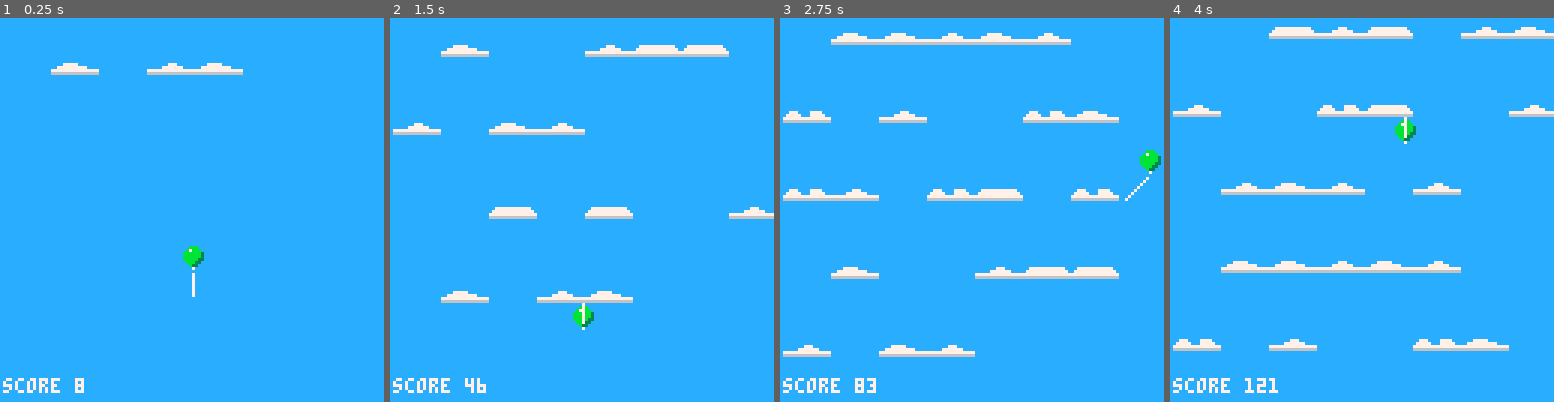
Above: before the commit, frames 1-4 (left to right).
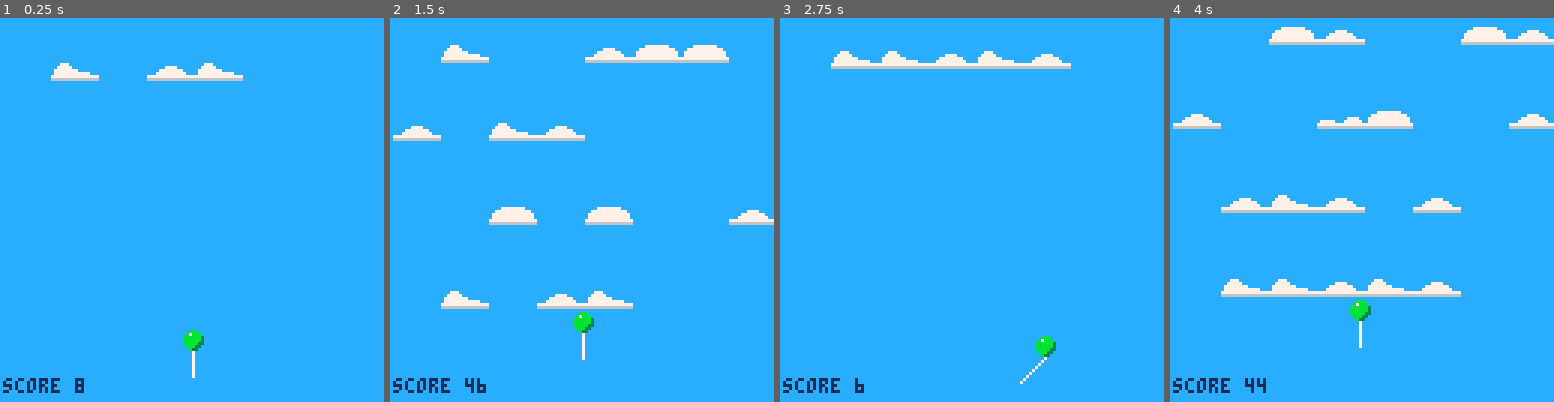
Above: after the commit, the same moments.

Repository: BubDZombie/pico-8-carts
Game: PICO-8 cartridge carts/fly-away.p8
The game is run twice, just before and just after one commit, with the same random seed, the same clock (stepped at 60 frames per second) and the same inputs.
Inputs:
- Up to frame 1 (0.25 s): no input
- Up to frame 2 (1.5 s): tap O (Z key) at 0.7 s
- Up to frame 3 (2.75 s): hold Right 1.6-2.1 s; tap O (Z key) at 1.7, 2.1, 2.5 s; hold Right from 2.47 s (still down)
- Up to frame 4 (4 s): tap O (Z key) at 2.9, 3.3, 3.7 s; release Right at 3.03 s; hold Left 3.08-3.58 s

The runs differ from the first frame. In frame 1, 2.1% of the frame differs, in the area x 0-64%, y 11-98%; in frame 2, 5.5%; in frame 3, 8.8%; in frame 4, 12%, in the area x 0-100%, y 2-98%.

Commit message:
Add balloon acceleration.

Diff:
--- a/carts/fly-away.p8
+++ b/carts/fly-away.p8
@@ -14,11 +14,11 @@
 platforms={}
 platform_color=7
 platform_w=16
-platform_h=4
+platform_h=6
 string={}
 string_length=8
 bg_color=12
-text_color=7
+text_color=1
 
 function check_platforms()
   local close_distance=ball.size + platform_w + platform_h
@@ -99,11 +99,6 @@
   for p in all(close_platforms) do
     platform_string..=p.x..","..p.y.." "
   end
-  printh("ball.y "..ball.y)
-  printh("ball top "..ball_top.." right "..ball_right.." bottom "..ball_bottom.." left "..ball_left)
-  printh("ball spc bot "..ball.down_space)
-  printh("close platforms "..platform_string)
-  printh("")
 end
 
 function move_ball()
@@ -124,29 +119,28 @@
   end
   if ball.up_space >= ball.speed then
     ball.y -= ball.speed
-    printh("move ball "..ball.speed.." up to "..ball.y)
   else
     ball.y -= ball.up_space
-    printh("move ball "..ball.down_space.." up to "..ball.y)
-  end
+    ball.speed = ball.up_space
+  end
+  if ball.speed < ball.max_speed then
+    ball.speed+=0.125
+  end
+end
+
+function move_string()
   last_x=ball.x
-  last_y=ball.y+4
+  last_y=ball.y + 3
   for s in all(string) do
-    if s.x > last_x + 2 then
+    if s.x > last_x + 1 then
       s.x=last_x + 1
-    elseif s.x > last_x then
+    elseif s.x < last_x - 1 then
+      s.x=last_x - 1
+    else
       s.x=last_x
-    elseif s.x < last_x - 2 then
-      s.x=last_x - 1
-    end
-
-    if s.y > last_y then
-      s.y = last_y + 1
-    elseif s.y < last_y then
-      s.y = last_y - 1
-    else
-      s.y = last_y
-    end
+    end
+
+    s.y = last_y + 1
     last_x=s.x
     last_y=s.y
   end
@@ -156,9 +150,7 @@
   if ball.up_space < camera_speed
       and ball.y > ball.size then
     ball.y+=camera_speed - ball.up_space
-    printh("move ball down "..camera_speed.." to "..ball.y)
-  end
-  printh("move platforms down "..camera_speed)
+  end
   for p in all(platforms) do
     p.y+=camera_speed
   end
@@ -222,7 +214,8 @@
   ball.alive=true
   ball.can_fall=true
   ball.dir="left"
-  ball.speed=4
+  ball.speed=0
+  ball.max_speed=4
   camera_speed=2
   score=0
   spread=28
@@ -291,6 +284,7 @@
     move_ball()
     check_space()
     drop()
+    move_string()
     add_platforms()
     remove_platforms()
   else
@@ -309,12 +303,12 @@
 
 
 __gfx__
-0aa077700aa007700110011100777700000bbb00cccccccc00007777700000000077700007777000000000077700000000777777777777000000000000000000
-aca7aa07acaa7aa71111111107bbbb7000b7bbb0c6c7c6c700777777777700000777770007777700000007777777000007777777777777700000000000000000
-aaa7a0a7aaa7aaa7011111107bb77b070bbbbbb3cccccccc77777777777777777777777777777777777777777777777777777777777777770000000000000000
-0aa70a070a07aa7a001111107b7007070bbbbbb3c7c6c7c666666666666666666666666666666666666666666666666666666666666666660000000000000000
-0aa0777a00aa77aa001111007b7007070bbbbb33cccccccc00000000000000000000000000000000000000000000000000000000000000000000000000000000
-0a0a0aaa0aaa0aa000a011007bb7700700bbb330c6c7c6c700000000000000000000000000000000000000000000000000000000000000000000000000000000
+0aa077700aa007700110011100777700000bbb00cccccccc00077700000000000000000000000000000000000000000000007777777700000000000000000000
+aca7aa07acaa7aa71111111107bbbb7000b7bbb0c6c7c6c700777770000000000000000000000000000000777700000000777777777777000000000000000000
+aaa7a0a7aaa7aaa7011111107bb77b070bbbbbb3cccccccc07777777700000000000000000777700000077777777000007777777777777700000000000000000
+0aa70a070a07aa7a001111107b7007070bbbbbb3c7c6c7c607777777777770000777770007777770000777777777700007777777777777700000000000000000
+0aa0777a00aa77aa001111007b7007070bbbbb33cccccccc77777777777777777777777777777777777777777777777777777777777777770000000000000000
+0a0a0aaa0aaa0aa000a011007bb7700700bbb330c6c7c6c766666666666666666666666666666666666666666666666666666666666666660000000000000000
 00a0aaa00aa0aaa00000011007000070000b3300cccccccc00000000000000000000000000000000000000000000000000000000000000000000000000000000
 000aaa06000aa00d000000110077770000007000c7c6c7c600000000000000000000000000000000000000000000000000000000000000000000000000000000
 0000000000000000000000000000000000000000cccccccc00000000000000000000000000000000000000000000000000000000000000000000000000000000
Not shown, changed: the thumbnail (__label__) section of carts/fly-away.p8
